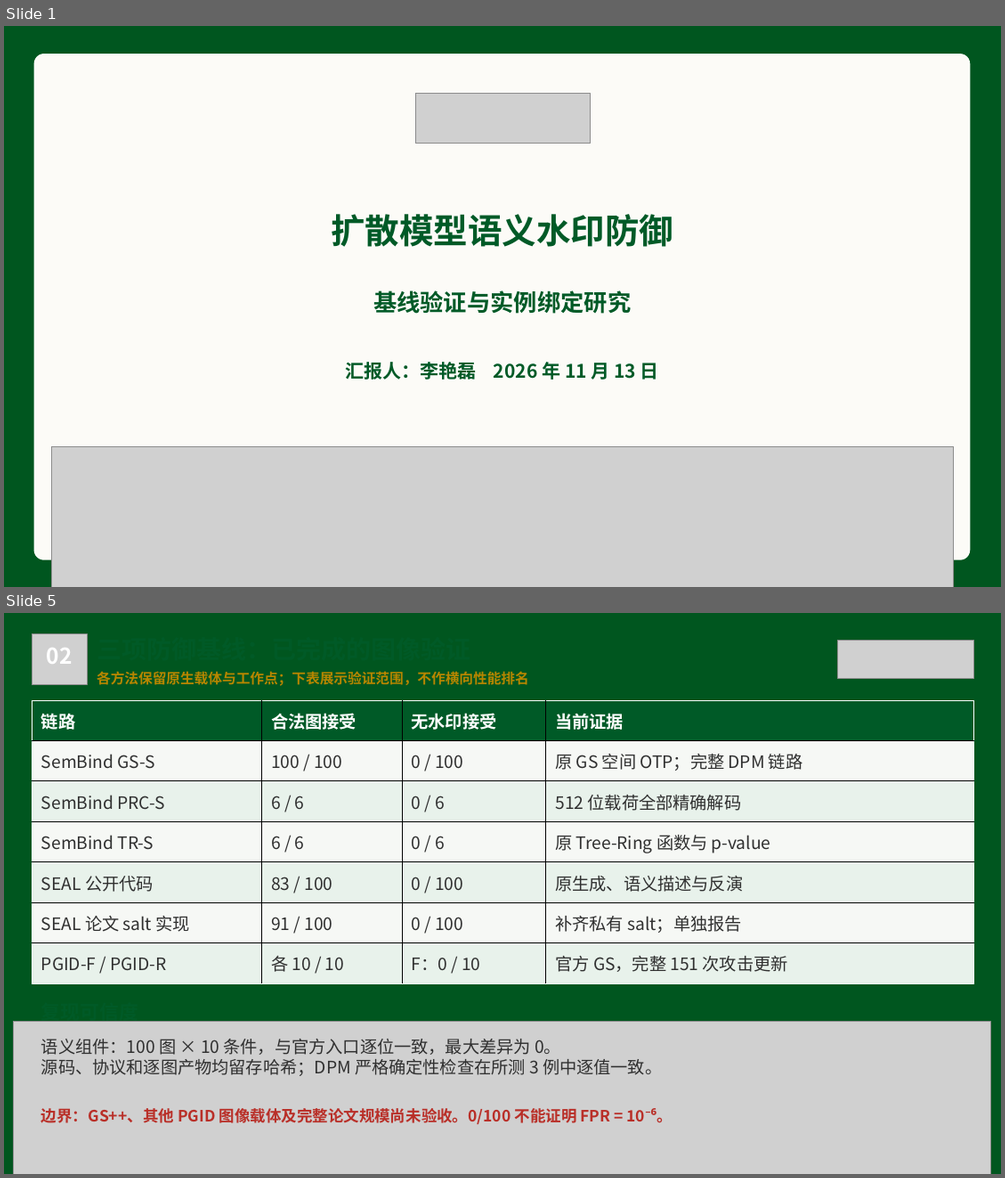
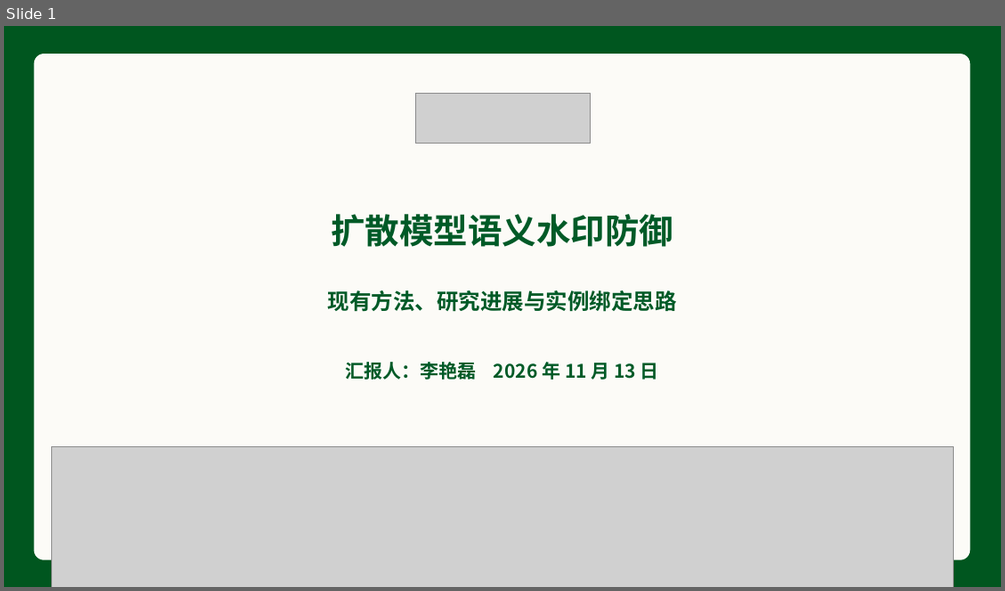
Before and after one commit to lylei5/watermark2, a slide deck: presentations/defense_briefing_20261113/output/语义水印防御研究汇报_中山大学_20261113.pptx. Shown one above the other, each under a label of ours: slides 1 and 5 before the commit, slide 1 after it; the slides between them are not shown. The pictures are 1005x1178 and 1005x591 pixels, drawn with LibreOffice and Linux fonts; fonts in the diff are those of the drawing; grey boxes stand for pictures; background and template pictures are left out. Boxes give left, top, right and bottom in pixels: in the first picture for what was removed or moved away, otherwise in the second. Text is boxed around its words. In the diff, an @@ line names an element or a change of style, - is before the commit and + after.

```diff
--- a/presentations/defense_briefing_20261113/output/语义水印防御研究汇报_中山大学_20261113.pptx
+++ b/presentations/defense_briefing_20261113/output/语义水印防御研究汇报_中山大学_20261113.pptx
@@ slide 5 removed at (x1=4, y1=613, x2=1001, y2=1174), background gradient #00561F @@
@@ picture removed at (x1=32, y1=634, x2=87, y2=685) @@
@@ text removed at (x1=47, y1=648, x2=73, y2=664) @@
-02
@@ picture removed at (x1=838, y1=640, x2=974, y2=679) @@
@@ text removed at (x1=97, y1=671, x2=529, y2=686) @@
-各方法保留原生载体与工作点；下表展示验证范围，不作横向性能排名
@@ table removed at (x1=32, y1=700, x2=975, y2=984), 7 rows, 4 columns @@
-链路 | 合法图接受 | 无水印接受 | 当前证据
-SemBind GS-S | 100 / 100 | 0 / 100 | 原 GS 空间 OTP；完整 DPM 链路
-SemBind PRC-S | 6 / 6 | 0 / 6 | 512 位载荷全部精确解码
-SemBind TR-S | 6 / 6 | 0 / 6 | 原 Tree-Ring 函数与 p-value
-SEAL 公开代码 | 83 / 100 | 0 / 100 | 原生成、语义描述与反演
-SEAL 论文 salt 实现 | 91 / 100 | 0 / 100 | 补齐私有 salt；单独报告
-PGID-F / PGID-R | 各 10 / 10 | F：0 / 10 | 官方 GS，完整 151 次攻击更新
@@ picture removed at (x1=14, y1=1022, x2=991, y2=1174) @@
@@ text removed at (x1=41, y1=1021, x2=138, y2=1024) @@
-复现可信度
@@ text removed at (x1=41, y1=1038, x2=662, y2=1076) @@
-语义组件：100 图 × 10 条件，与官方入口逐位一致，最大差异为 0。
-源码、协议和逐图产物均留存哈希；DPM 严格确定性检查在所测 3 例中逐值一致。
@@ text removed at (x1=41, y1=1108, x2=672, y2=1124) @@
-边界：GS++、其他 PGID 图像载体及完整论文规模尚未验收。0/100 不能证明 FPR = 10⁻⁶。
@@ slide 1 changed as well @@
@@ text at (x1=328, y1=290, x2=677, y2=312): text changed; size 22.5 to 21 pt @@
-基线验证与实例绑定研究
+现有方法、研究进展与实例绑定思路
```
Also in this commit, not shown: 2 other slides changed, 7 slides added, 6 other slides removed, 7 other files.
